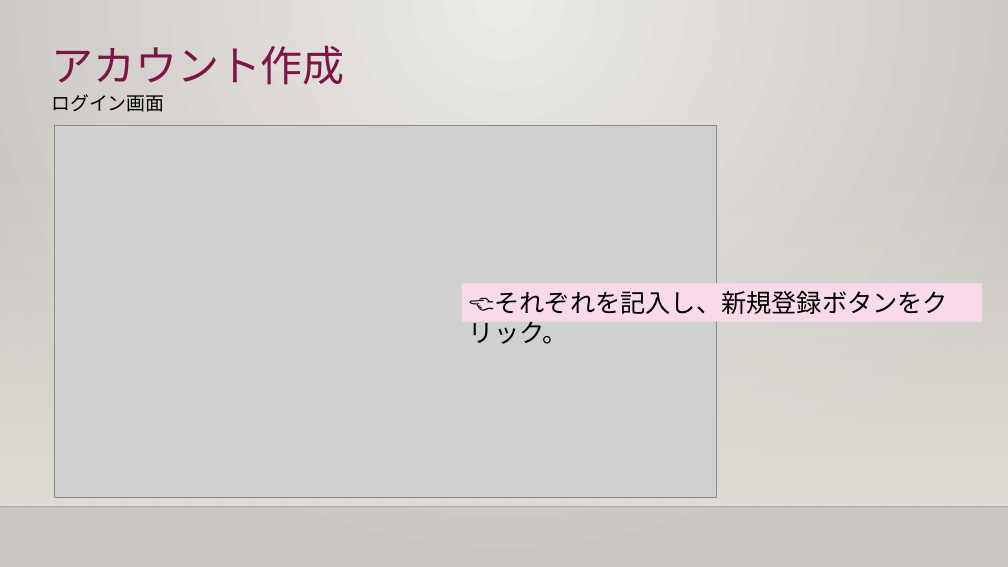
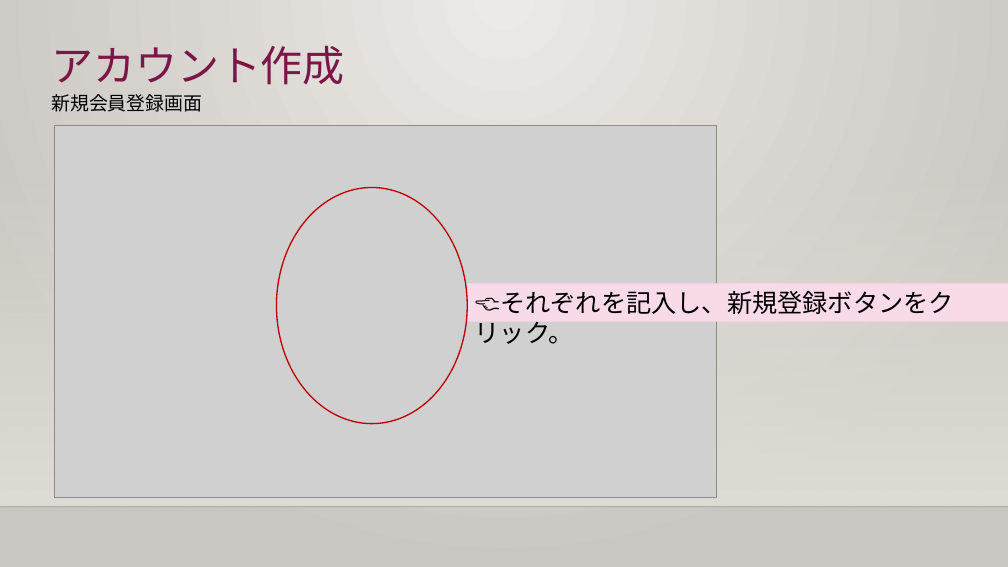
Before and after one commit to ivy239001/threerings, a slide deck: slide 8 of ThreeRings.pptx. Drawn at 1008x567 pixels with LibreOffice and Linux fonts; fonts in the diff are those of the drawing; grey boxes stand for pictures; background and template pictures are left out. Boxes give left, top, right and bottom in pixels: in the first picture for what was removed or moved away, otherwise in the second. Text is boxed around its words. In the diff, an @@ line names an element or a change of style, - is before the commit and + after.

```diff
--- a/ThreeRings.pptx
+++ b/ThreeRings.pptx
@@ text at [51, 94, 202, 112]: text changed; font Calibri to Noto Sans CJK JP @@
-ログイン画面
+新規会員登録画面
@@ ellipse added at [277, 188, 467, 423], outline #C00000 1.25 pt @@
@@ rectangle "👈それぞれを記入し、新規登録ボタンをクリック。": place and size @@
-rectangle "👈それぞれを記入し、新規登録ボタンをクリック。" at [462, 284, 982, 321]
+rectangle "👈それぞれを記入し、新規登録ボタンをクリック。" at [467, 284, 1008, 321]
```
Also in this commit, not shown: 3 other slides changed, 1 slide added.
